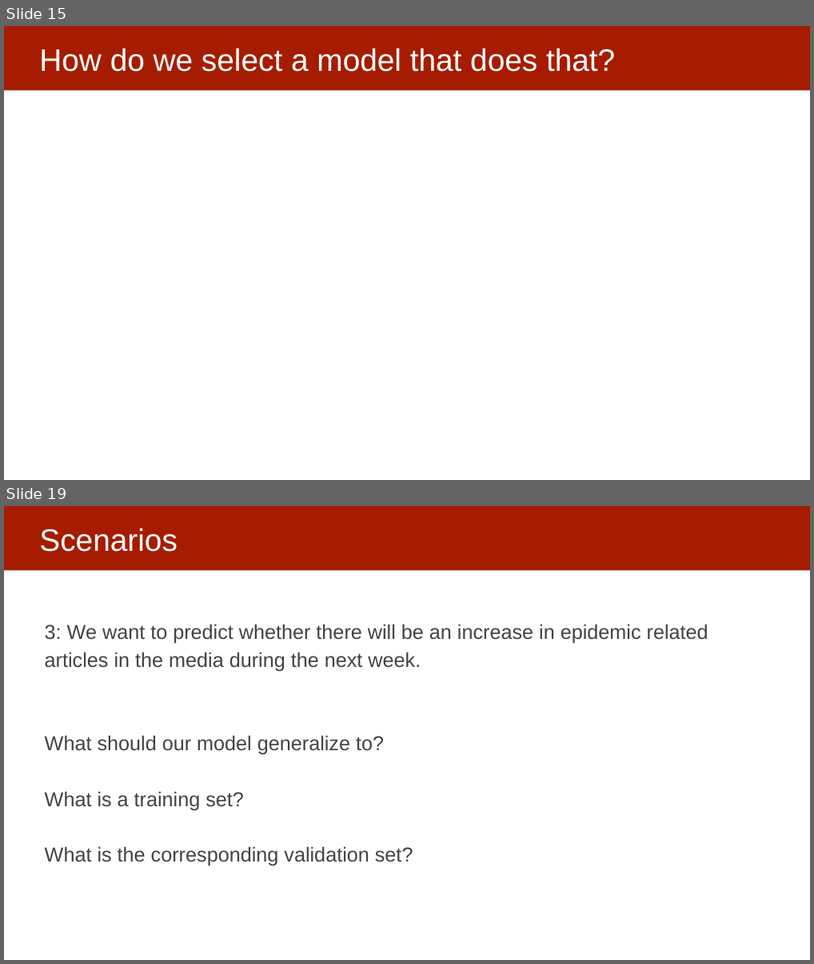
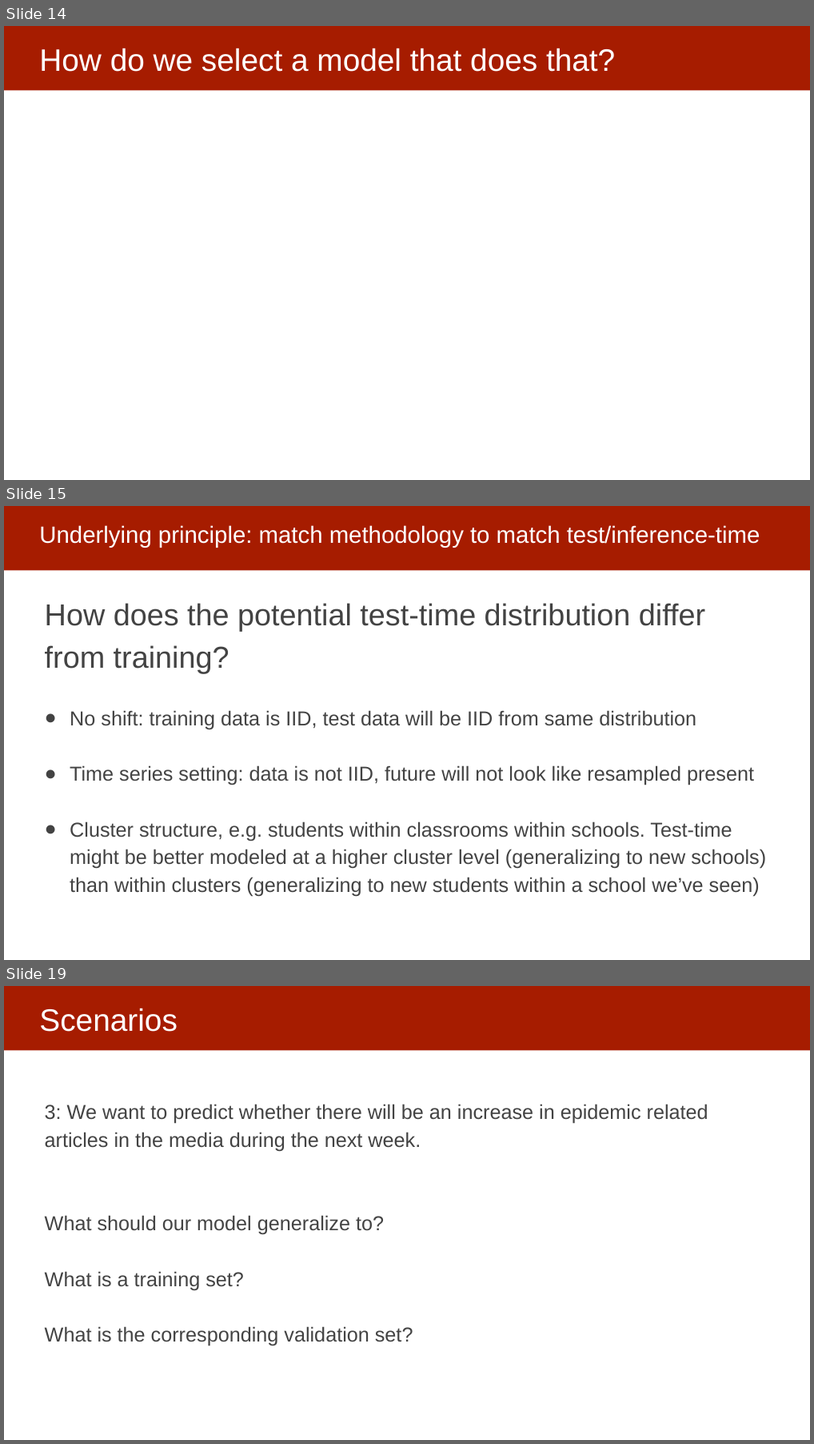
Before and after one commit to dssg/MLinPractice, a slide deck: Lectures/Lecture5-ModelSelection.pptx. Shown one above the other, each under a label of ours: slides 15 and 19 before the commit, slides 14, 15 and 19 after it; the slides between them are not shown. The pictures are 814x964 and 814x1444 pixels, drawn with LibreOffice and Linux fonts; fonts in the diff are those of the drawing. Boxes give left, top, right and bottom in pixels: in the first picture for what was removed or moved away, otherwise in the second. Text is boxed around its words. In the diff, an @@ line names an element or a change of style, - is before the commit and + after.

```diff
--- a/Lectures/Lecture5-ModelSelection.pptx
+++ b/Lectures/Lecture5-ModelSelection.pptx
@@ slide 15 added at [4, 506, 810, 960], background #FFFFFF; not listed: 1 template element that a slide beside it also shows @@
@@ title added at [39, 525, 761, 548], 28 pt, text #FFFFFF @@
+Underlying principle: match methodology to match test/inference-time
@@ text added at [45, 603, 766, 896], 24 pt, text #434343 @@
+How does the potential test-time distribution differ from training?
+● No shift: training data is IID, test data will be IID from same distribution
+● Time series setting: data is not IID, future will not look like resampled present
+● Cluster structure, e.g. students within classrooms within schools. Test-time might be better modeled at a higher cluster level (generalizing to new schools) than within clusters (generalizing to new students within a school we’ve seen)
@@ what was slide 15 is now slide 14 @@
```
Also in this commit, not shown: 13 slides changed, 13 other slides added, 3 slides removed, 1 other file.
